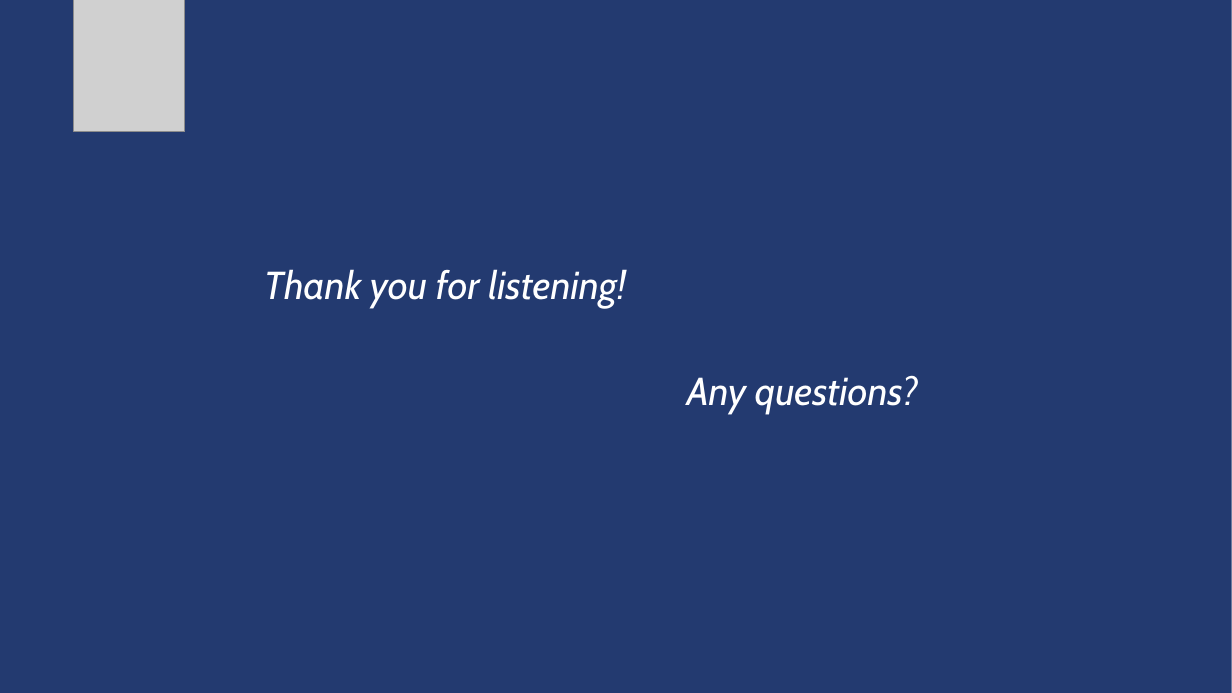
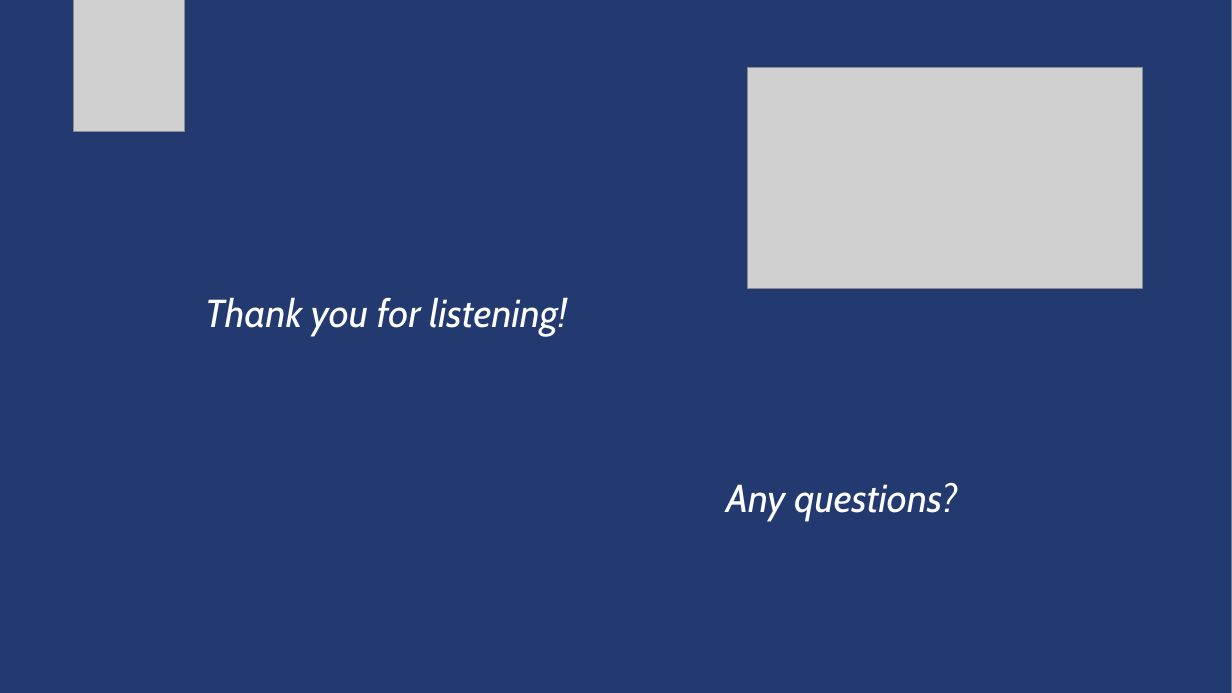
Before and after one commit to lmolinario/Molinario_Thesis_Defense_2026, a slide deck: slide 15 of Molinario_Thesis_Defense_2026.pptx. Drawn at 1232x693 pixels with LibreOffice and Linux fonts; fonts in the diff are those of the drawing; grey boxes stand for pictures. Boxes give left, top, right and bottom in pixels: in the first picture for what was removed or moved away, otherwise in the second. Text is boxed around its words. In the diff, an @@ line names an element or a change of style, - is before the commit and + after.

```diff
--- a/Molinario_Thesis_Defense_2026.pptx
+++ b/Molinario_Thesis_Defense_2026.pptx
@@ picture added at box(748, 67, 1142, 288) @@
@@ text "Thank you for listening!": place and size @@
-text "Thank you for listening!" at box(264, 269, 626, 308)
+text "Thank you for listening!" at box(205, 297, 567, 335)
@@ text "Any questions?": place and size @@
-text "Any questions?" at box(687, 375, 918, 413)
+text "Any questions?" at box(726, 482, 957, 521)
```
Also in this commit, not shown: 11 other slides changed.
